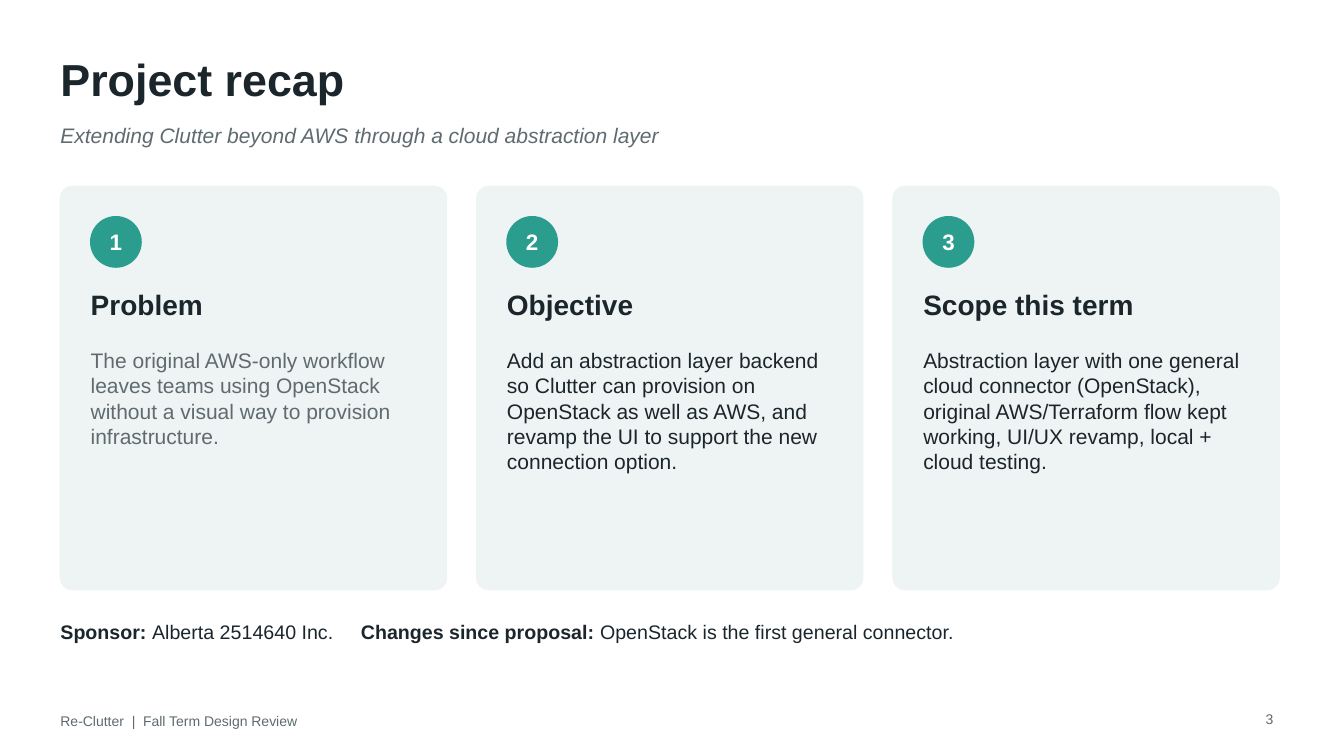
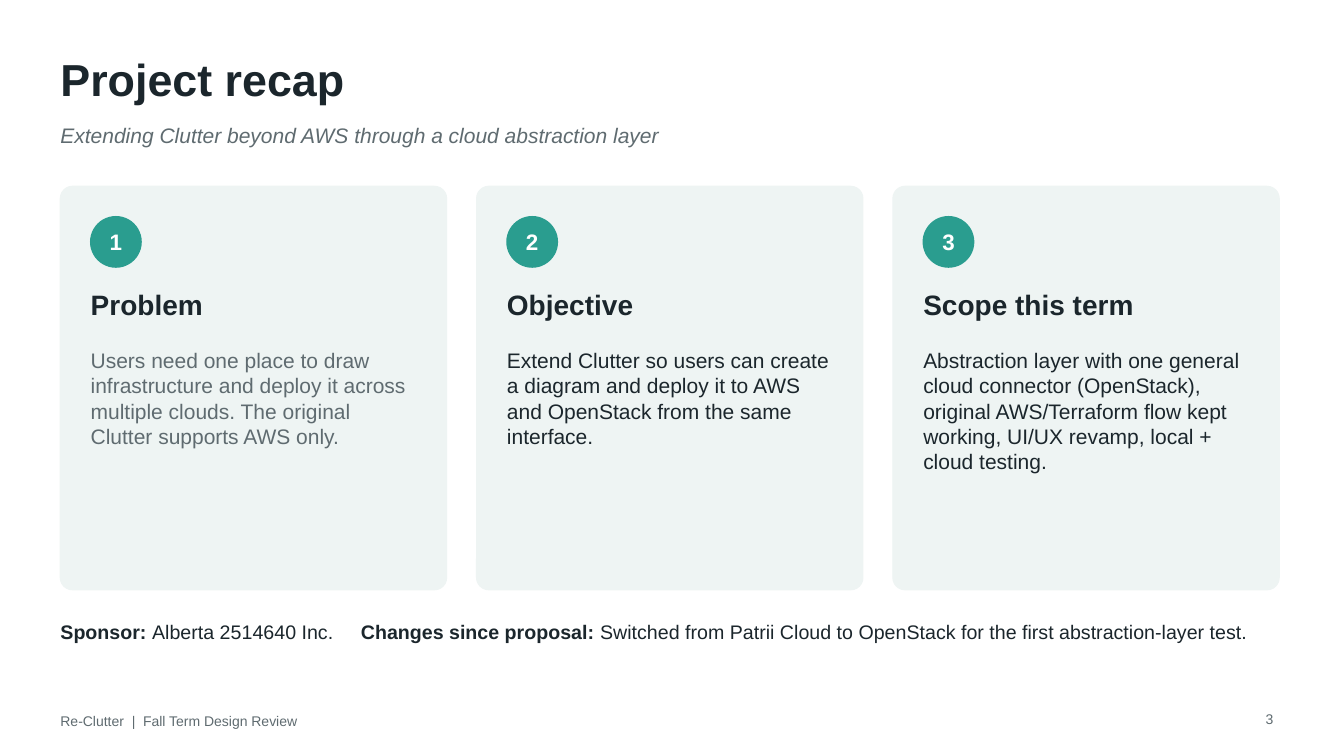
Before and after one commit to Alberta2514640/clutter, a slide deck: slide 3 of deliverables/Re-Clutter_Fall_Design_Review_Software.pptx. Drawn at 1344x756 pixels with LibreOffice and Linux fonts; fonts in the diff are those of the drawing. Boxes give left, top, right and bottom in pixels: in the first picture for what was removed or moved away, otherwise in the second. Text is boxed around its words. In the diff, an @@ line names an element or a change of style, - is before the commit and + after.

Commit message:
Clarify multi-cloud goals and OpenStack rationale

```diff
--- a/deliverables/Re-Clutter_Fall_Design_Review_Software.pptx
+++ b/deliverables/Re-Clutter_Fall_Design_Review_Software.pptx
@@ text at [91,353,406,448]: text changed @@
-The original AWS-only workflow leaves teams using OpenStack without a visual way to provision infrastructure.
+Users need one place to draw infrastructure and deploy it across multiple clouds. The original Clutter supports AWS only.
@@ text at [507,352,828,444]: text changed @@
-Add an abstraction layer backend so Clutter can provision on OpenStack as well as AWS, and revamp the UI to support the new connection option.
+Extend Clutter so users can create a diagram and deploy it to AWS and OpenStack from the same interface.
@@ text at [60,624,1247,643]: text changed @@
-Sponsor: Alberta 2514640 Inc. Changes since proposal: OpenStack is the first general connector.
+Sponsor: Alberta 2514640 Inc. Changes since proposal: Switched from Patrii Cloud to OpenStack for the first abstraction-layer test.
```
Also in this commit, not shown: 1 other slide changed.
